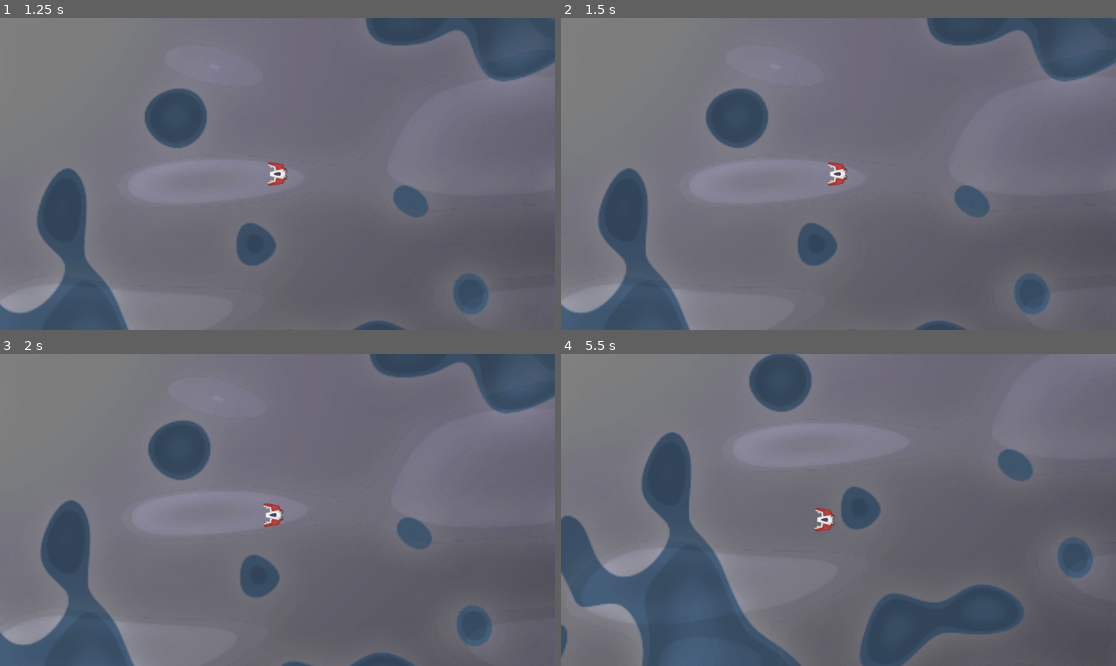
Above: before the commit, frames 1-4 (two rows, left to right).
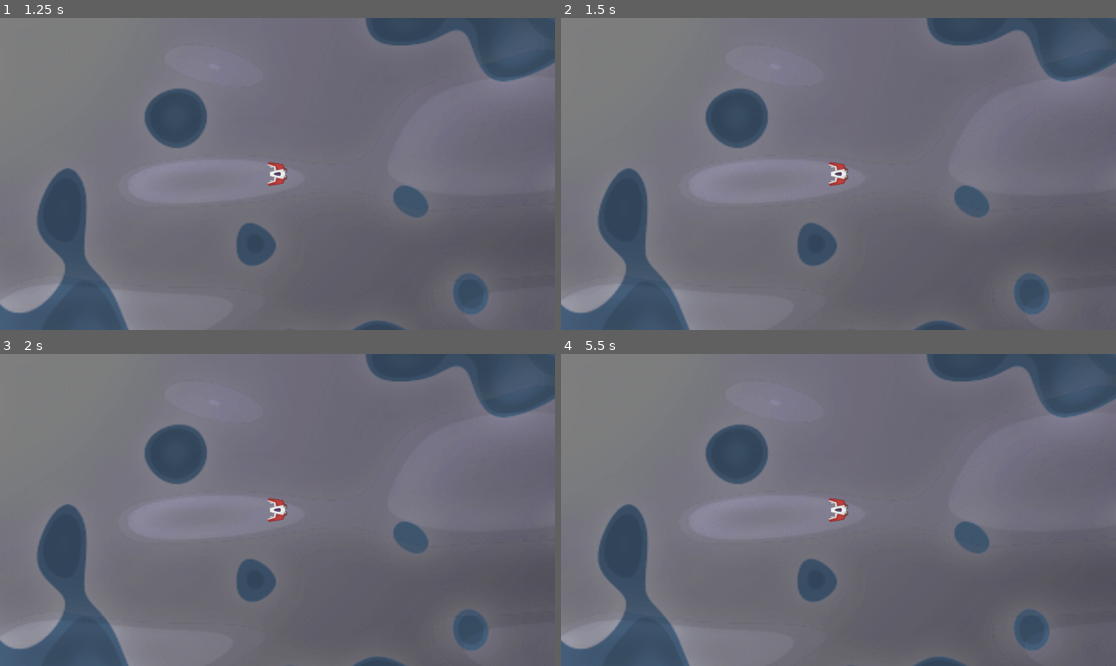
Above: after the commit, the same moments.

Repository: YoungRichShiner/SpaceDeliveryWorking
Game: Godot game, scene res://Scenes/Main.tscn
Two runs of this game, one before a commit and one after it. Both use one fixed random seed, a clock stepped at 60 frames per second and the inputs below.
Inputs:
- Up to frame 1 (1.25 s): tap Enter (ui_accept) at 0.5, 0.77 s; hold Shift (landing_mode) from 0.53 s (still down)
- Up to frame 2 (1.5 s): tap Enter (ui_accept) at 1.25 s; release Shift (landing_mode) at 1.28 s; hold S (Reverse) from 1.28 s (still down); tap W (Go) at 1.35 s
- Up to frame 3 (2 s): keep holding S (Reverse); tap Enter (ui_accept) at 1.52 s; tap Shift (landing_mode) at 1.55 s
- Up to frame 4 (5.5 s): release S (Reverse) at 2.03 s; hold Shift (landing_mode) 2.03-2.78 s; tap A (Turn L) at 2.1 s; tap D (Turn R) at 2.85 s; tap Enter (ui_accept) at 3.02, 3.5, 3.77, 4.52 s; tap Shift (landing_mode) at 3.05, 4.35, 5.3 s; hold Shift (landing_mode) 3.53-4.28 s; hold S (Reverse) from 3.53 s (still down); hold W (Go) from 5.03 s (still down)

Frame 1 is identical in both runs. In frame 2, less than 0.1% of the frame differs, in the area x 48-52%, y 46-54%; in frame 3, 3.1%; in frame 4, 35%, in the area x 0-100%, y 0-100%.

Commit message:
Brake Delay Added

Diff:
--- a/make-space/Scripts/rigid_body_2d.gd
+++ b/make-space/Scripts/rigid_body_2d.gd
@@ -22,18 +22,25 @@
 var _current_thrust := 0.0
 
 var _landing_mode := false
-
+var _landing_mode_delay := 0.0
 
 func _physics_process(delta):
 	var forward = Vector2(cos(rotation), sin(rotation)) #Reusable forward vector YOOOOOOOO
 
 	### --- LANDING MODE SECTION --- ###
+	if Input.is_action_just_pressed("landing_mode"):
+		_landing_mode_delay = 1.0
+		linear_velocity = linear_velocity.move_toward(Vector2.ZERO, BRAKE * delta)
+		angular_velocity = move_toward(angular_velocity, 0.0, BRAKE * delta)
+
+	if _landing_mode_delay > 0.0:
+		_landing_mode_delay -= delta
+		linear_velocity = linear_velocity.move_toward(Vector2.ZERO, BRAKE * delta)
+		angular_velocity = move_toward(angular_velocity, 0.0, BRAKE * delta)
+		return
+
 	_landing_mode = Input.is_action_pressed("landing_mode")
 
-	if Input.is_action_just_pressed("landing_mode"):
-		if linear_velocity.length() > LANDING_SPEED:
-			linear_velocity = linear_velocity.move_toward(Vector2.ZERO, BRAKE * delta)
-			##linear_velocity = lerp(linear_velocity, LANDING SPEED, BRAKE * delta)
 	if _landing_mode:
 
 		# Gradually slow rotation
